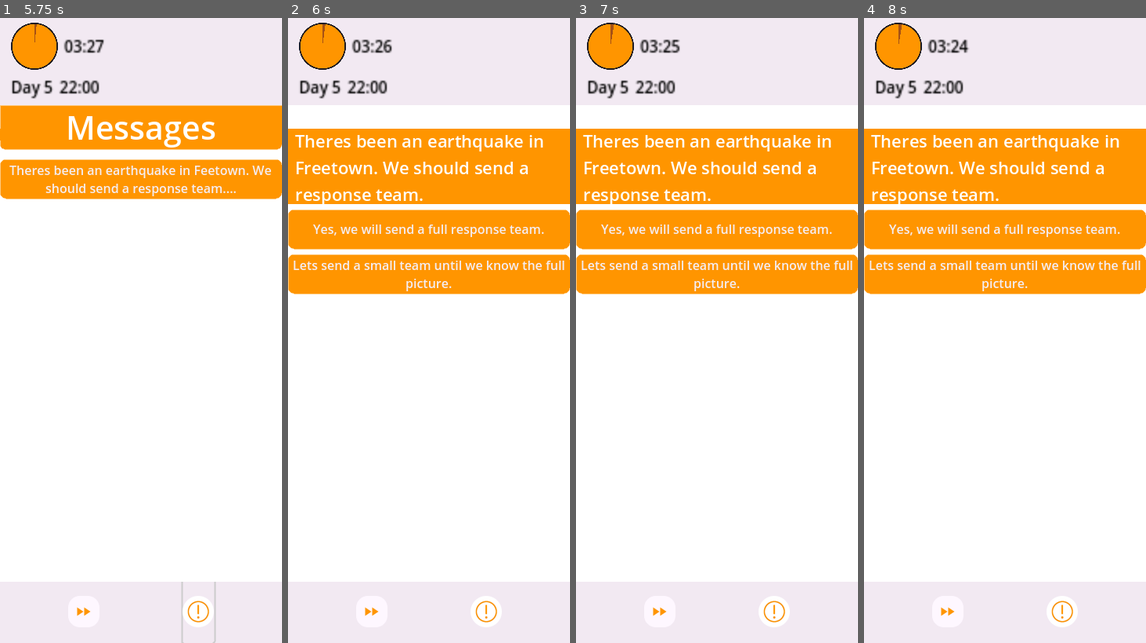
Above: before the commit, frames 1-4 (left to right).
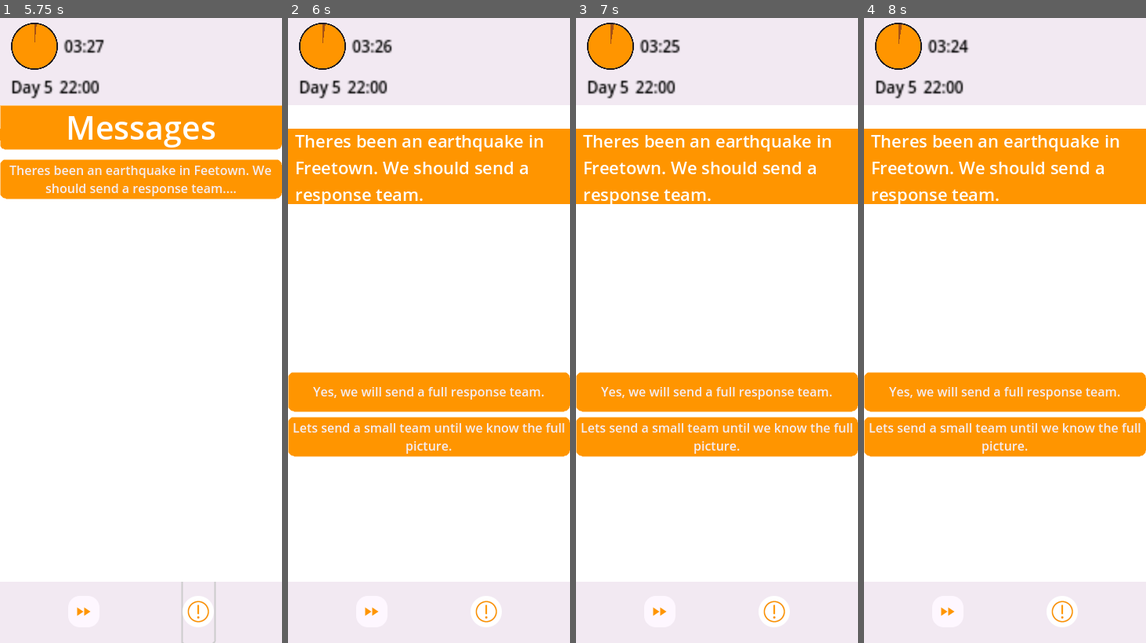
Above: after the commit, the same moments.

Repository: carabowes/Luscinia
Game: Godot game, scene res://main.tscn
Same seed, same stepped clock (60 frames per second), same inputs: the game is played once before the commit and once after it.
Inputs (mouse positions are in pixels of both pictures, inside the frame that each line leads up to):
- Up to frame 1 (5.75 s): click "New Message!" at 0.5 s; click (84, 611) at 1.25 s; click "New Message!" at 2 s; click (84, 611) at 2.75 s; click (197, 611) at 3.5 s; click "Yes, we will send a full resp…" at 4.25 s; click "Lets send a small team until …" at 5 s
- Up to frame 2 (6 s): click "Theres been an earthquake in …" at 5.75 s
- Up to frame 3 (7 s): click "<- Return to Map" at 6.5 s
- Up to frame 4 (8 s): tap Enter at 7.25 s; drag from (880, 30) to (1033, 193) at 7.27 s

Frame 1 is identical in both runs. In frame 2, 25% of the frame differs, in the area x 0-100%, y 30-71%; in frame 3, 25%; in frame 4, 25%.

Commit message:
Fixed message page formatting
- Created 2 message boxes in messenger screen, 1 for the sender message, 1 for the list of responses

- Changed functions add message and add response in message board control so that messages go in the sender message box and responses go in the responses message box

Diff:
--- a/luscinia/Nodes/task_message_buttons/messenger_screen.tscn
+++ b/luscinia/Nodes/task_message_buttons/messenger_screen.tscn
@@ -2,7 +2,7 @@
 
 [ext_resource type="Script" path="res://Scripts/task_message/message_board_control.gd" id="1_7kuhm"]
 
-[node name="MessageList" type="Control" node_paths=PackedStringArray("message_box")]
+[node name="MessageList" type="Control" node_paths=PackedStringArray("message_box", "response_box")]
 layout_mode = 3
 anchors_preset = 15
 anchor_right = 1.0
@@ -10,7 +10,8 @@
 grow_horizontal = 2
 grow_vertical = 2
 script = ExtResource("1_7kuhm")
-message_box = NodePath("ScrollContainer/MessageBox")
+message_box = NodePath("message_box/MessageBox")
+response_box = NodePath("response_box/ResponseBox")
 
 [node name="Background" type="ColorRect" parent="."]
 layout_mode = 1
@@ -20,16 +21,30 @@
 grow_horizontal = 2
 grow_vertical = 2
 
-[node name="ScrollContainer" type="ScrollContainer" parent="."]
+[node name="message_box" type="ScrollContainer" parent="."]
 layout_mode = 1
 anchors_preset = -1
 anchor_top = 0.05
+anchor_right = 1.0
+anchor_bottom = 0.48
+grow_horizontal = 2
+grow_vertical = 2
+
+[node name="MessageBox" type="VBoxContainer" parent="message_box"]
+custom_minimum_size = Vector2(360, 1)
+layout_mode = 2
+theme_override_constants/separation = 7
+
+[node name="response_box" type="ScrollContainer" parent="."]
+layout_mode = 1
+anchors_preset = -1
+anchor_top = 0.56
 anchor_right = 1.0
 anchor_bottom = 0.96
 grow_horizontal = 2
 grow_vertical = 2
 
-[node name="MessageBox" type="VBoxContainer" parent="ScrollContainer"]
+[node name="ResponseBox" type="VBoxContainer" parent="response_box"]
 custom_minimum_size = Vector2(360, 1)
 layout_mode = 2
 theme_override_constants/separation = 7
--- a/luscinia/Scripts/task_message/message_board_control.gd
+++ b/luscinia/Scripts/task_message/message_board_control.gd
@@ -2,6 +2,7 @@
 extends Control
 
 @export var message_box : VBoxContainer
+@export var response_box : VBoxContainer
 var map : MapTasks # this bit is a bit janky
 var text_message_prefab = preload("res://Nodes/task_message_buttons/text_message.tscn")
 var response_button_prefab = preload("res://Nodes/task_message_buttons/text_response_button.tscn")
@@ -25,7 +26,7 @@
 	response_instance.text = response_data.response_text
 	response_instance.initialise_button(response_data.task)
 	response_instance.response_chosen.connect(dispatch_task)
-	message_box.add_child(response_instance)
+	response_box.add_child(response_instance)
 
 func dispatch_task(task_data : TaskData):
 	for resource in task_data.resources_required.keys():
